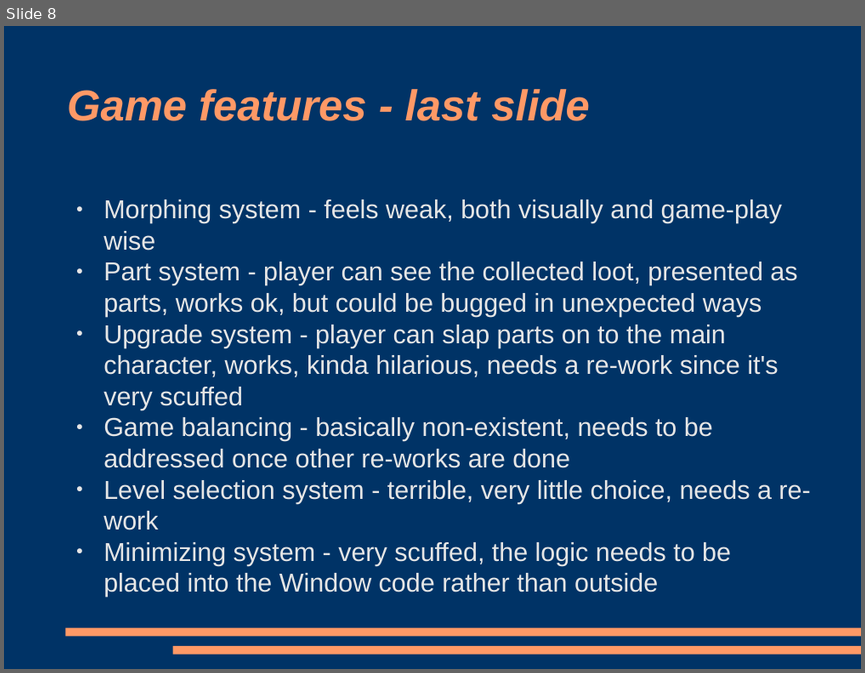
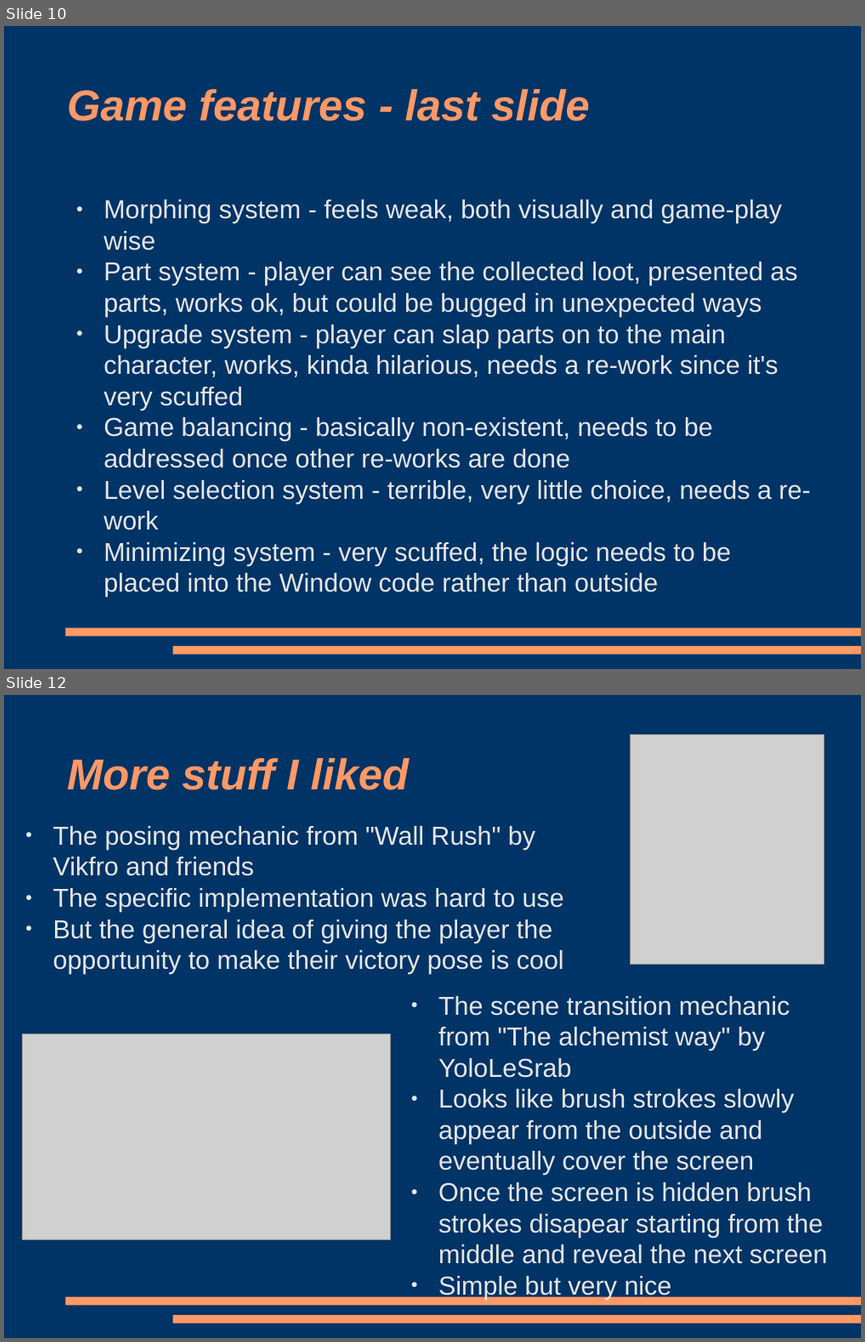
Before and after one commit to ktosox/GWJ77-Metamorphosis, a slide deck: PostJamAssesment.odp. Shown one above the other, each under a label of ours: slide 8 before the commit, slides 10 and 12 after it; the slides between them are not shown. The pictures are 865x673 and 865x1342 pixels, drawn with LibreOffice and Linux fonts; fonts in the diff are those of the drawing; grey boxes stand for pictures. Boxes give left, top, right and bottom in pixels: in the first picture for what was removed or moved away, otherwise in the second. Text is boxed around its words. In the diff, an @@ line names an element or a change of style, - is before the commit and + after.

```diff
--- a/PostJamAssesment.odp
+++ b/PostJamAssesment.odp
@@ slide 12 added at [4,695,861,1338], background #003366; not listed: 2 template elements that a slide beside it also shows @@
@@ picture added at [630,735,824,964] @@
@@ title added at [67,758,409,790], 40 pt, text #FF9966, bold, italic @@
+More stuff I liked
@@ text added at [53,826,564,974], 24 pt, text #E6E6E6 @@
+● The posing mechanic from "Wall Rush" by Vikfro and friends
+● The specific implementation was hard to use
+● But the general idea of giving the player the opportunity to make their victory pose is cool
@@ text added at [438,996,827,1299], 24 pt, text #E6E6E6 @@
+● The scene transition mechanic from "The alchemist way" by YoloLeSrab
+● Looks like brush strokes slowly appear from the outside and eventually cover the screen
+● Once the screen is hidden brush strokes disapear starting from the middle and reveal the next screen
+● Simple but very nice
@@ picture added at [22,1034,391,1240] @@
@@ what was slide 8 is now slide 10 @@
```
Also in this commit, not shown: 1 slide changed, 3 other slides added.
